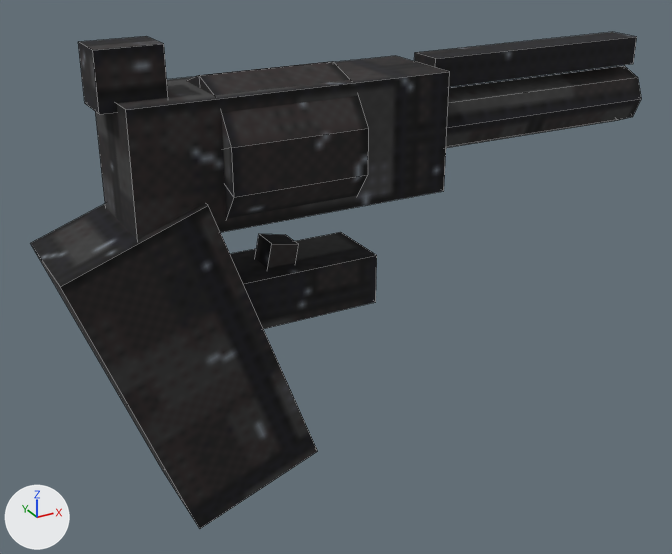
The FBX model exports/SM_Revolver_01.fbx, before and after one commit.
Rendered twice from a camera (50 mm lens) standing at (-0.0961, -0.2092, 0.0798) and looking at (0.0201, 0.0022, -0.0259). Lighting does not change. The marker at lower left points along +X, +Y and +Z. The first picture is the older version. Mesh edges are drawn as thin lines.

Names of what the first picture shows: 'SM_Revolver_01'.
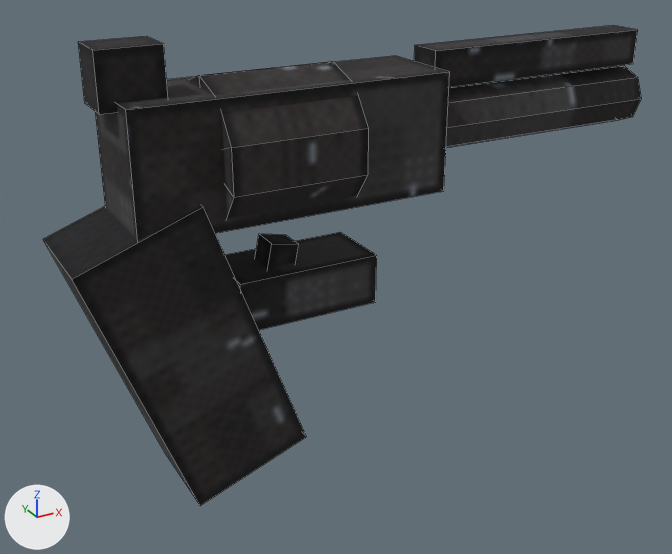
Location of each change, (x1, y1, x2, y2) in pixels of the pictures (672 x 554 px; the box of a moved part takes in the faces that stretch with it):
'SM_Revolver_01', reshaped, surface changed
    before: (31, 32, 641, 528)
    after: (43, 25, 641, 506)
part 1 of me_sm_revolver_01, moved or reshaped
    before: (31, 203, 317, 528)
    after: (43, 206, 307, 506)
part 2 of me_sm_revolver_01, moved or reshaped
    before: (414, 32, 637, 87)
    after: (414, 25, 638, 87)
part 3 of me_sm_revolver_01, surface changed
    before: (31, 32, 637, 528)
    after: (43, 25, 638, 506)

The edits, one by one:
me_sm_revolver_01 is used by ob_sm_revolver_01; location (0.0, 0.0, 0.0).
Before the commit, vertices of me_sm_revolver_01: 52 (0.046, -0.005, 0.034) at pixel (435, 58), 53 (0.118, -0.005, 0.034) at pixel (636, 36), 54 (0.118, 0.005, 0.034) at pixel (612, 31), 55 (0.046, 0.005, 0.034) at pixel (414, 52).
me_sm_revolver_01 had 88 vertices, 90 faces and spanned x -0.059..0.119, y -0.018..0.018, z -0.082..0.044.
me_sm_revolver_01 now has 88 vertices, 90 faces and spans x -0.056..0.119, y -0.018..0.018, z -0.076..0.044.
me_sm_revolver_01 part 1: the loose piece of 8 vertices spanning x -0.059..0.005, y -0.015..0.015, z -0.082..0.008 is scaled about its middle by (0.907, 0.933, 0.926), then moved by (0.0, 0.0, 0.003).
Part 2, on me_sm_revolver_01:
Vertices 52 to 55 of me_sm_revolver_01 move by (0.0, 0.0, 0.002).
me_sm_revolver_01 part 3: texture (UV) coordinates of 90 of 90 faces, centred in x -0.045..0.119, y -0.018..0.018, z -0.076..0.044, changed; they spanned u 0.0..0.99, v 0.74..1.0 and now span u 0.0..0.99, v 0.75..1.0.
